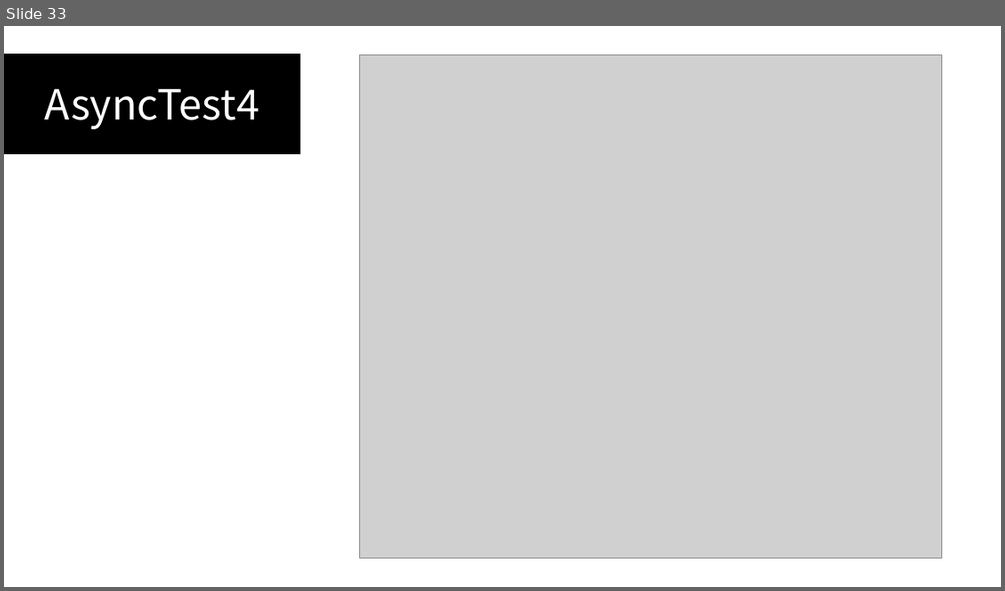
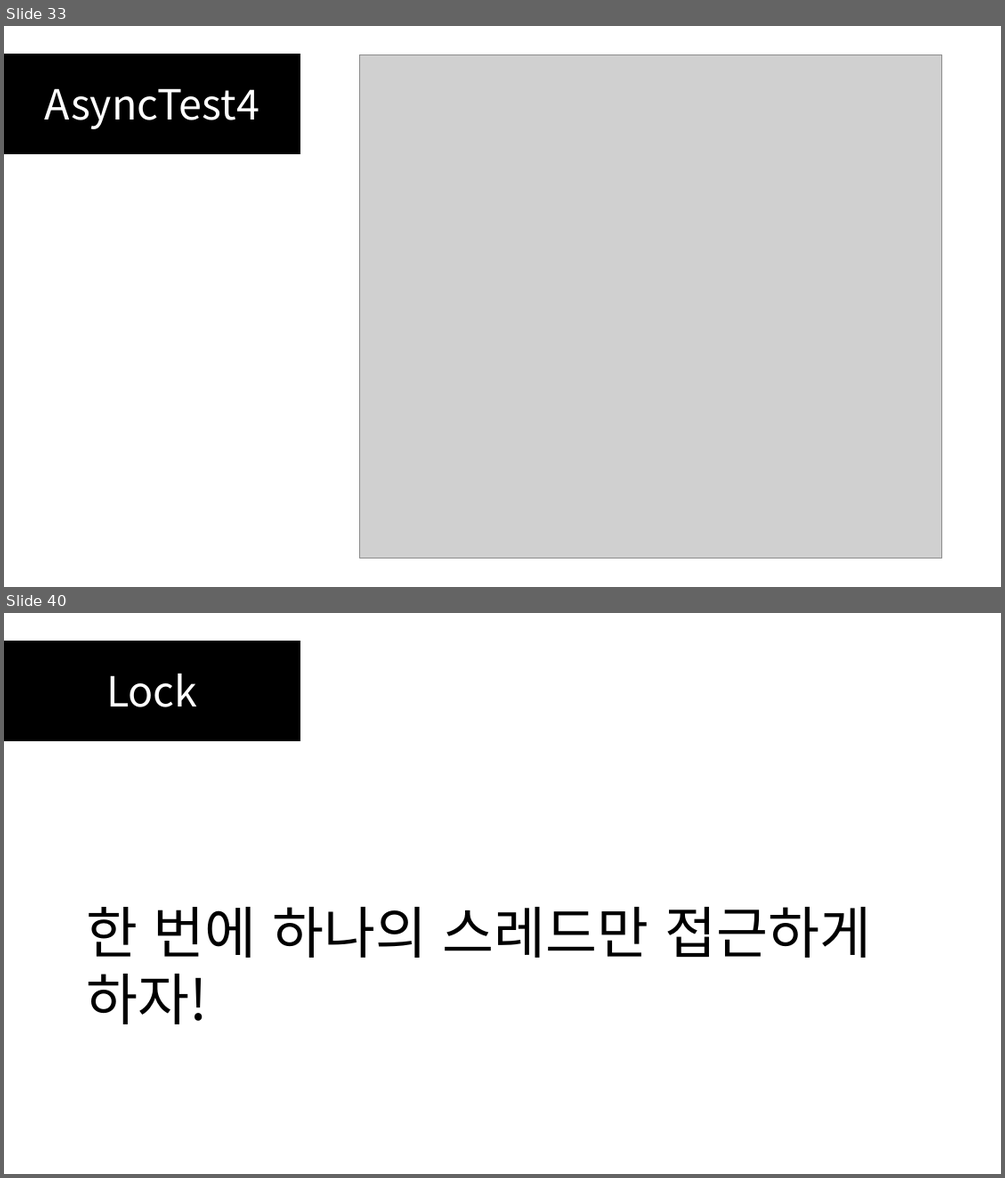
Before and after one commit to SEH00N/SDLU, a slide deck: ServerLecture/PT/4강 멀티스레딩 기초.pptx. Shown one above the other, each under a label of ours: slide 33 before the commit, slides 33 and 40 after it; the slides between them are not shown. The pictures are 1005x591 and 1005x1178 pixels, drawn with LibreOffice and Linux fonts; fonts in the diff are those of the drawing; grey boxes stand for pictures. Boxes give left, top, right and bottom in pixels: in the first picture for what was removed or moved away, otherwise in the second. Text is boxed around its words. In the diff, an @@ line names an element or a change of style, - is before the commit and + after.

Commit message:
4강 멀티스레딩 기초

```diff
--- a/ServerLecture/PT/4강 멀티스레딩 기초.pptx
+++ b/ServerLecture/PT/4강 멀티스레딩 기초.pptx
@@ slide 40 added at [4, 613, 1001, 1174], background #FFFFFF @@
@@ rectangle added at [4, 641, 300, 741], fill #000000, outline #000000 1 pt, 40 pt, text #FFFFFF @@
+Lock
@@ text added at [86, 907, 871, 1024], 54 pt, text #000000 @@
+한 번에 하나의 스레드만 접근하게 하자!
```
Also in this commit, not shown: 1 slide changed, 27 other slides added, 1 slide removed, 11 other files.
